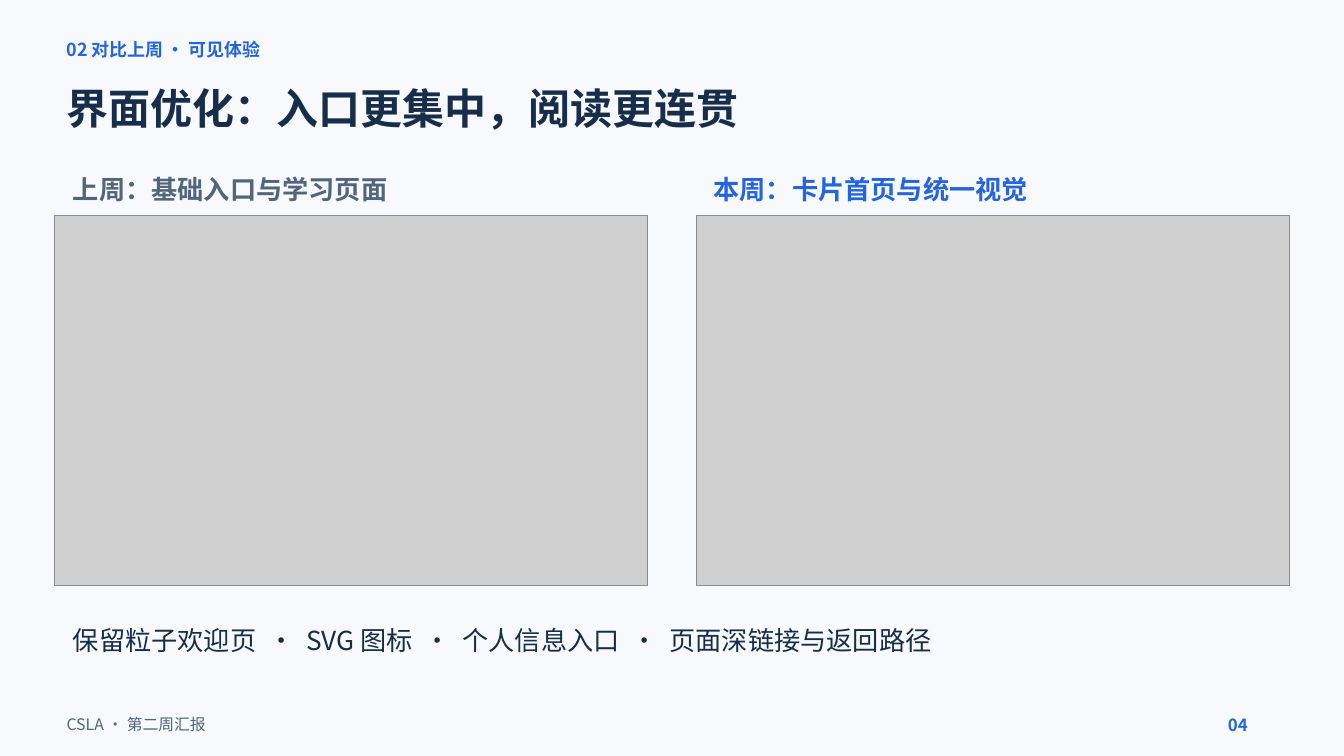
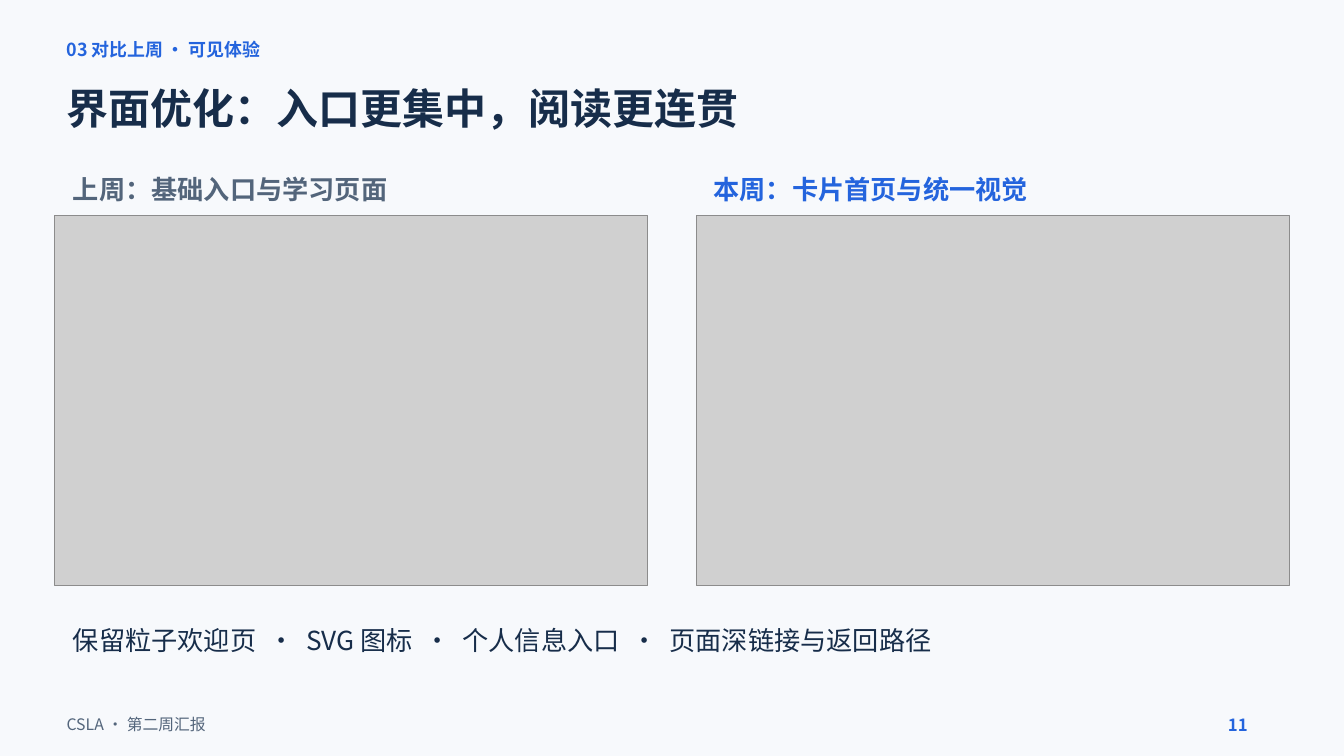
Before and after one commit to KnightofAltria/AIassistant, a slide deck: slide 11 of 文档/汇报内容/第二周汇报/第二周汇报.pptx (slide 4 before the commit). Drawn at 1344x756 pixels with LibreOffice and Linux fonts; fonts in the diff are those of the drawing; grey boxes stand for pictures. Boxes give left, top, right and bottom in pixels: in the first picture for what was removed or moved away, otherwise in the second. Text is boxed around its words. In the diff, an @@ line names an element or a change of style, - is before the commit and + after.

```diff
--- a/文档/汇报内容/第二周汇报/第二周汇报.pptx
+++ b/文档/汇报内容/第二周汇报/第二周汇报.pptx
@@ text at (x1=67, y1=40, x2=260, y2=58): text changed @@
-02 对比上周 · 可见体验
+03 对比上周 · 可见体验
@@ text at (x1=1228, y1=718, x2=1248, y2=731): text changed @@
-04
+11
```
Also in this commit, not shown: 12 other slides changed.
